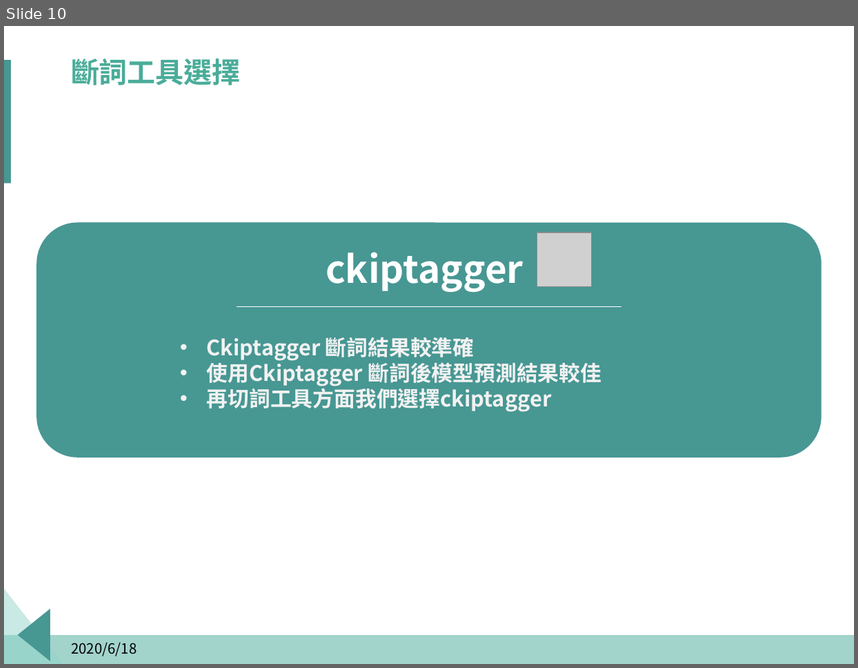
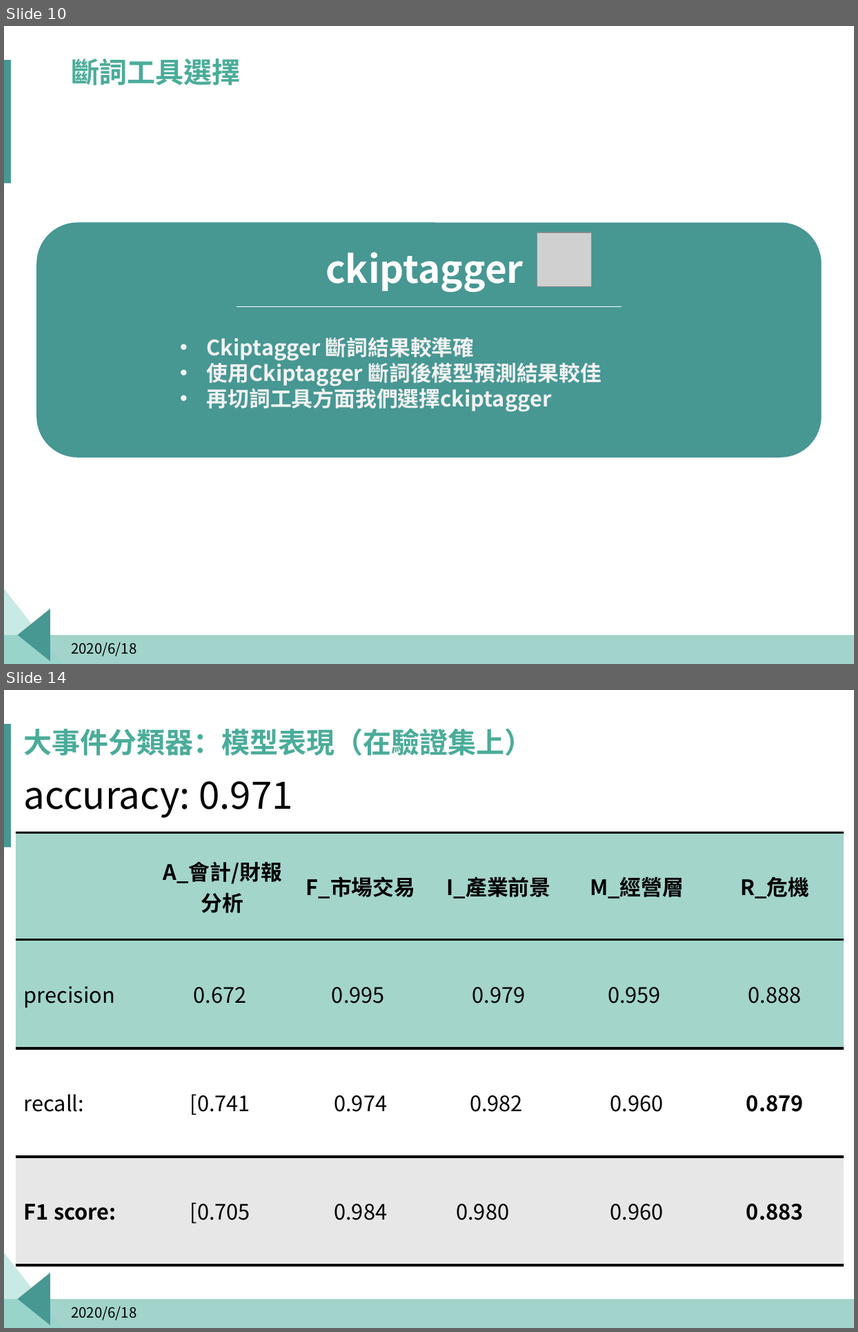
Before and after one commit to p314008dsa/Text-mining, a slide deck: Fintech.pptx. Shown one above the other, each under a label of ours: slide 10 before the commit, slides 10 and 14 after it; the slides between them are not shown. The pictures are 858x668 and 858x1332 pixels, drawn with LibreOffice and Linux fonts; fonts in the diff are those of the drawing; grey boxes stand for pictures; background and template pictures are left out. Boxes give left, top, right and bottom in pixels: in the first picture for what was removed or moved away, otherwise in the second. Text is boxed around its words. In the diff, an @@ line names an element or a change of style, - is before the commit and + after.

```diff
--- a/Fintech.pptx
+++ b/Fintech.pptx
@@ slide 14 added at <box>4,690,854,1328</box>, background #FFFFFF; not listed: 4 template elements that a slide beside it also shows @@
@@ title added at <box>24,728,533,756</box>, 24 pt, text #4AAC99, bold @@
+大事件分類器：模型表現（在驗證集上）
@@ text added at <box>24,781,293,818</box>, 32 pt, text #000000 @@
+accuracy: 0.971
@@ table added at <box>15,833,842,1265</box>, 4 rows, 6 columns @@
+ | A_會計/財報分析 | F_市場交易 | I_產業前景 | M_經營層 | R_危機
+precision | 0.672 | 0.995 | 0.979 | 0.959 | 0.888
+recall: | [0.741 | 0.974 | 0.982 | 0.960 | 0.879
+F1 score: | [0.705 | 0.984 | 0.980 | 0.960 | 0.883
@@ text added at <box>71,1305,137,1320</box>, 12 pt, text #000000 @@
+2020/6/18
```
Also in this commit, not shown: 3 other slides added.
